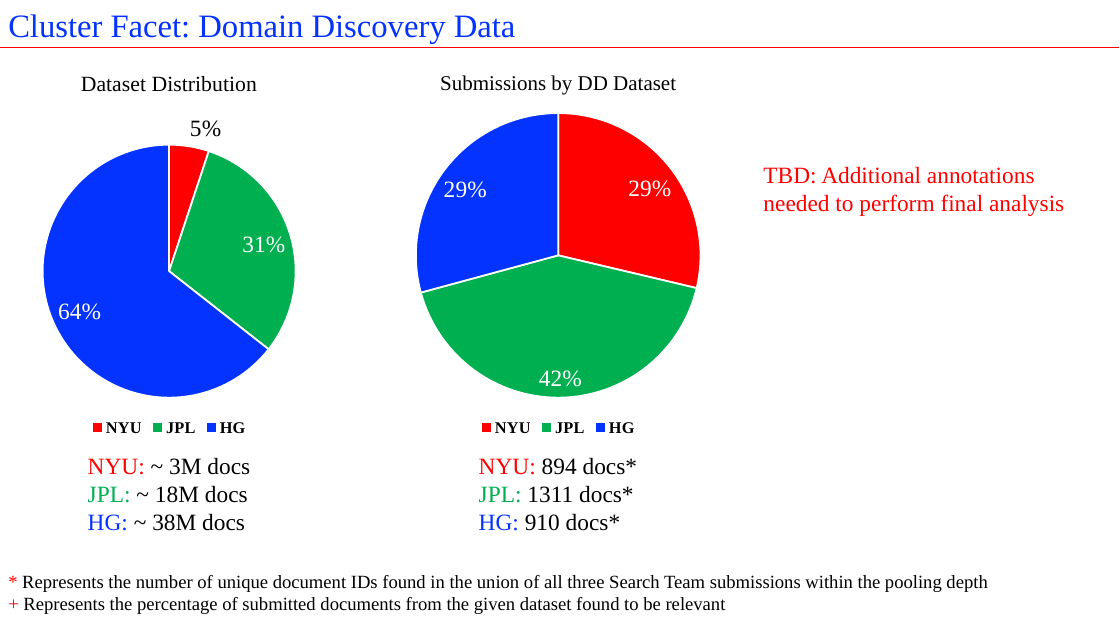
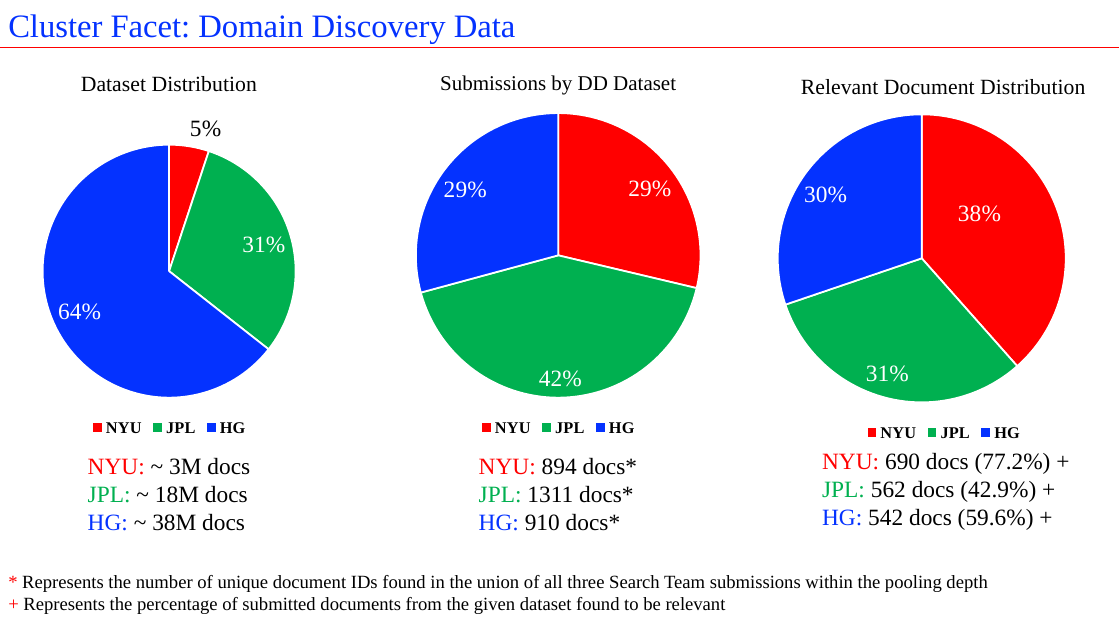
Before and after one commit to istresearch/qpr-fall-2016-eval, a slide deck: slide 27 of reporting/Fall_2016_QPR_Post_Hoc.pptx. Drawn at 1120x630 pixels with LibreOffice and Linux fonts; fonts in the diff are those of the drawing. Boxes give left, top, right and bottom in pixels: in the first picture for what was removed or moved away, otherwise in the second. Text is boxed around its words. In the diff, an @@ line names an element or a change of style, - is before the commit and + after.

```diff
--- a/reporting/Fall_2016_QPR_Post_Hoc.pptx
+++ b/reporting/Fall_2016_QPR_Post_Hoc.pptx
@@ pie chart added at [717, 59, 1120, 445] @@
+title "Relevant Document Distribution "
+categories: NYU, JPL, HG
+Series 1: 38, 31, 30
@@ text removed at [763, 166, 1064, 216] @@
-TBD: Additional annotations needed to perform final analysis
@@ text added at [822, 452, 1051, 530], 20 pt, text #000000 @@
+NYU: 690 docs (77.2%) +
+JPL: 562 docs (42.9%) +
+HG: 542 docs (59.6%) +
```
Also in this commit, not shown: 6 other slides changed, 12 other files.
